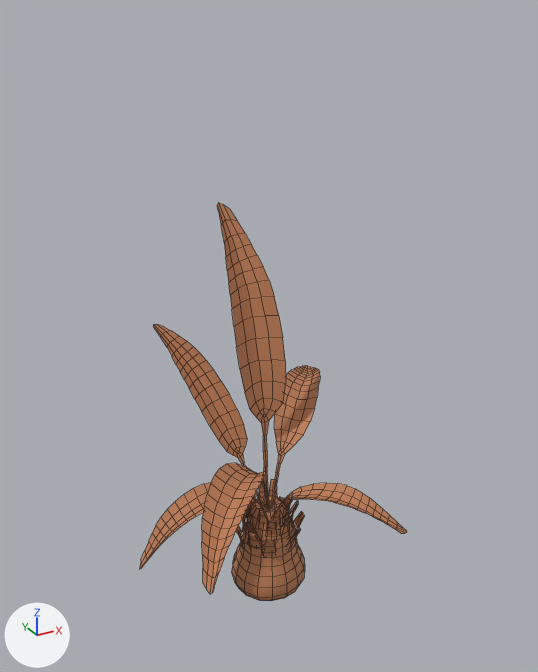
Two versions of the FBX model Forest Scene/Assets/Models/Fern.fbx, one commit apart.
One viewpoint serves both versions: a camera (50 mm lens) standing at (-1.07, -2.71, 2.5) and looking at (0.26, -0.28, 1.29). Arrows for +X, +Y and +Z are at lower left; the lights stay in place. Mesh edges are drawn as thin lines.

The older version as bpy lines, for what is in view:
```python
me_mesh = bpy.data.meshes.new('Mesh')
me_mesh.from_pydata(...)  # 1179 vertices, 962 faces; spans x -58.0..58.0, y -88.0..88.0, z -55.0..55.0
me_mesh.materials.append(mat_foreground_mat)  # orange #bc7c54
ob_fern_base = bpy.data.objects.new('Fern_Base', me_mesh)
ob_fern_base.parent = ob_high_detail
ob_fern_base.location = (1103.0, -364.5, 2.11)
```
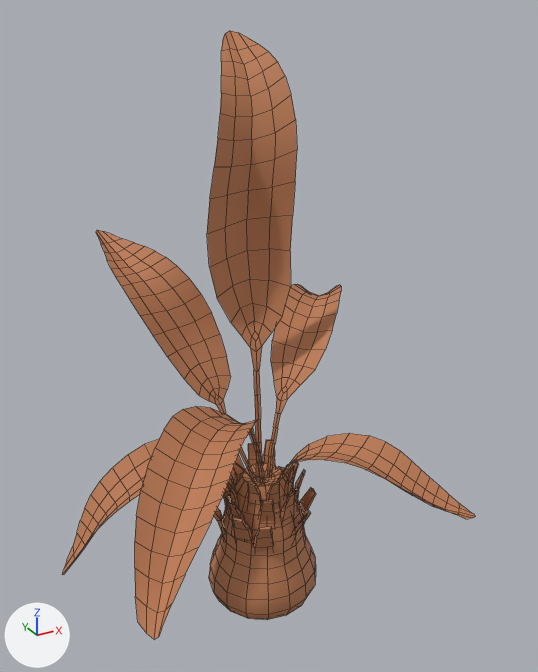
Pixel boxes [x1, y1, x2, y2] of what changed, in the pictures (538 x 672 px; the box of a moved part takes in the faces that stretch with it):
'Fern_Base', reshaped, moved, rescaled (54% wider, 53% taller)
    before: [140, 203, 407, 601]
    after: [63, 30, 475, 640]
part 1 of me_mesh, moved or reshaped
    before: [140, 203, 407, 595]
    after: [63, 30, 475, 640]

The change, as a list of edits to the scene's bpy script:
```text
Change me_mesh:
    used by ob_fern_base; parent = ob_high_detail; location = (1103.0, -364.5, 2.11)
    remove me_mesh.from_pydata(...)  # 1179 vertices, 962 faces; spans x -58.0..58.0, y -88.0..88.0, z -55.0..55.0
    add me_mesh.from_pydata(...)  # 1179 vertices, 962 faces; spans x -57.0..57.0, y -88.0..81.0, z -57.0..55.0
    me_mesh part 1: 377 of 1179 vertices moved; they spanned x -58.0..58.0, y -51.0..88.0, z -55.0..55.0 and now span x -57.0..57.0, y -52.0..81.0, z -57.0..55.0; mean shift (0.0, -1.0, 1.0); largest move (4.0, 87.0, -41.0) -> (14.0, 81.0, -33.0)
Change ob_fern_base:
    ob_fern_base.location: (1103.0, -364.5, 2.11) -> (1098.0, -328.9, 2.11)
    ob_fern_base.scale: (1.0, 1.0, 1.0) -> (1.47, 1.47, 1.47)
```
